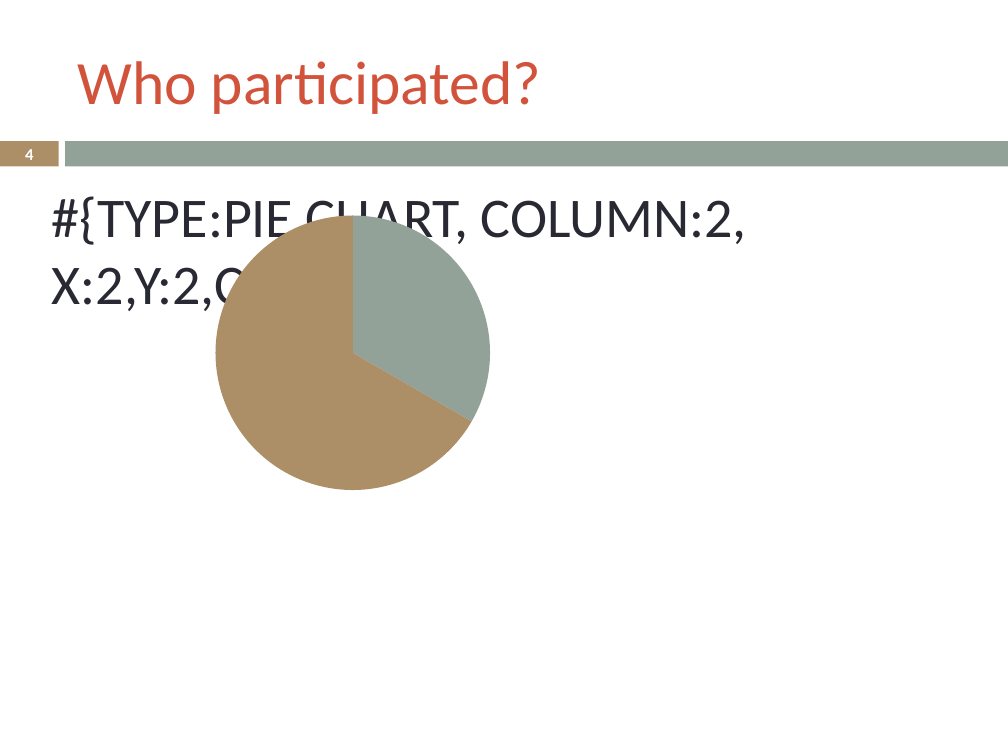
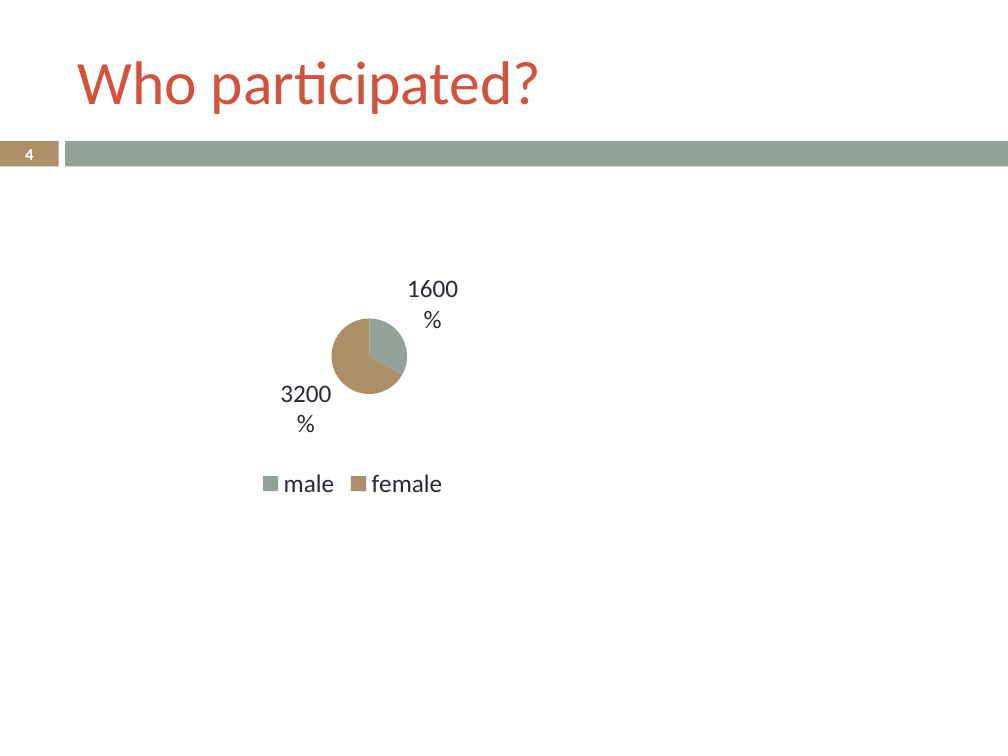
Before and after one commit to LukeSteg/LCABiometric, a slide deck: slide 4 of exampleOutput.pptx. Drawn at 1008x756 pixels with LibreOffice and Linux fonts; fonts in the diff are those of the drawing. Boxes give left, top, right and bottom in pixels: in the first picture for what was removed or moved away, otherwise in the second. Text is boxed around its words. In the diff, an @@ line names an element or a change of style, - is before the commit and + after.

```diff
--- a/exampleOutput.pptx
+++ b/exampleOutput.pptx
@@ text removed at box(52, 190, 747, 317) @@
-#{TYPE:PIE CHART, COLUMN:2, X:2,Y:2,CX:3,CY:3}
@@ pie chart at box(202, 202, 504, 504) @@
-categories: 1, 2
+categories: male, female
-Series 1: 33, 67
+Series 1: 16, 32
@@ data labels of Series 1 added @@
@@ legend changed @@
```
Also in this commit, not shown: 3 other slides changed, 3 other files.
